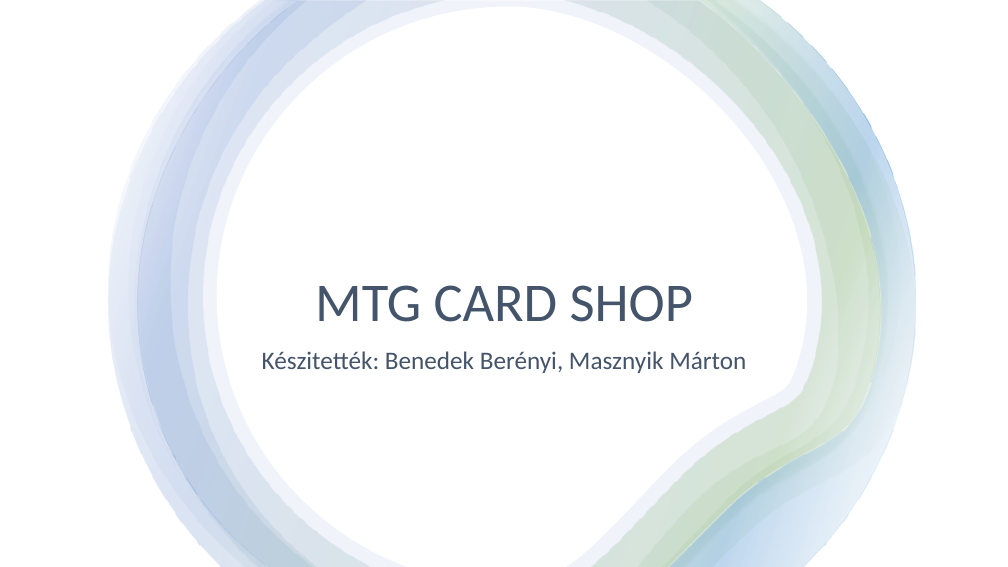
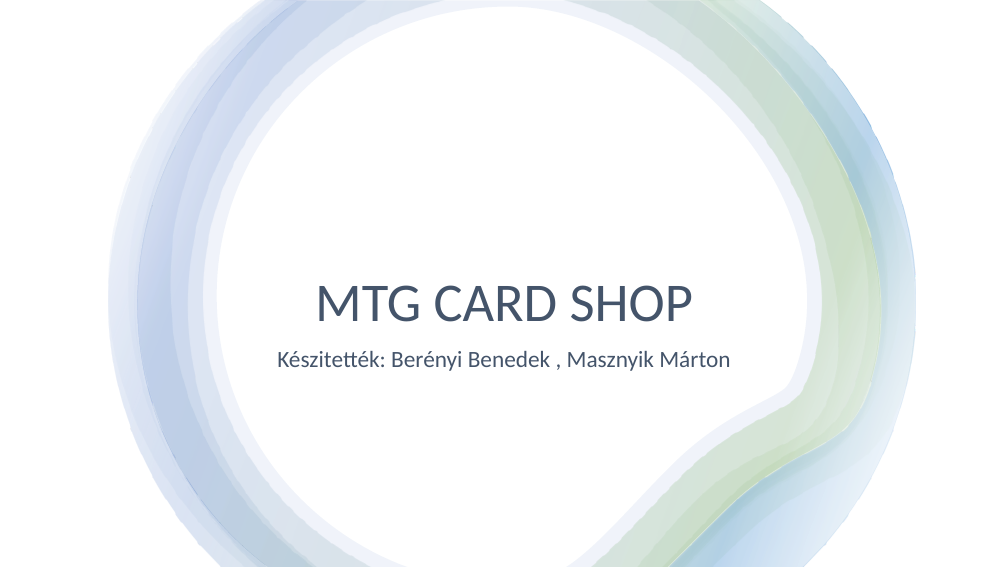
Before and after one commit to AsuraMTG/MTG-Card-Shop, a slide deck: slide 1 of Documentations/MTG CARD SHOP.pptx. Drawn at 1008x567 pixels with LibreOffice and Linux fonts; fonts in the diff are those of the drawing. Boxes give left, top, right and bottom in pixels: in the first picture for what was removed or moved away, otherwise in the second. Text is boxed around its words. In the diff, an @@ line names an element or a change of style, - is before the commit and + after.

```diff
--- a/Documentations/MTG CARD SHOP.pptx
+++ b/Documentations/MTG CARD SHOP.pptx
@@ subtitle at bbox=[277, 351, 730, 371]: text changed; size 24 to 22.2 pt @@
-Készitették: Benedek Berényi, Masznyik Márton
+Készitették: Berényi Benedek , Masznyik Márton
```
Also in this commit, not shown: 1 other slide changed.
